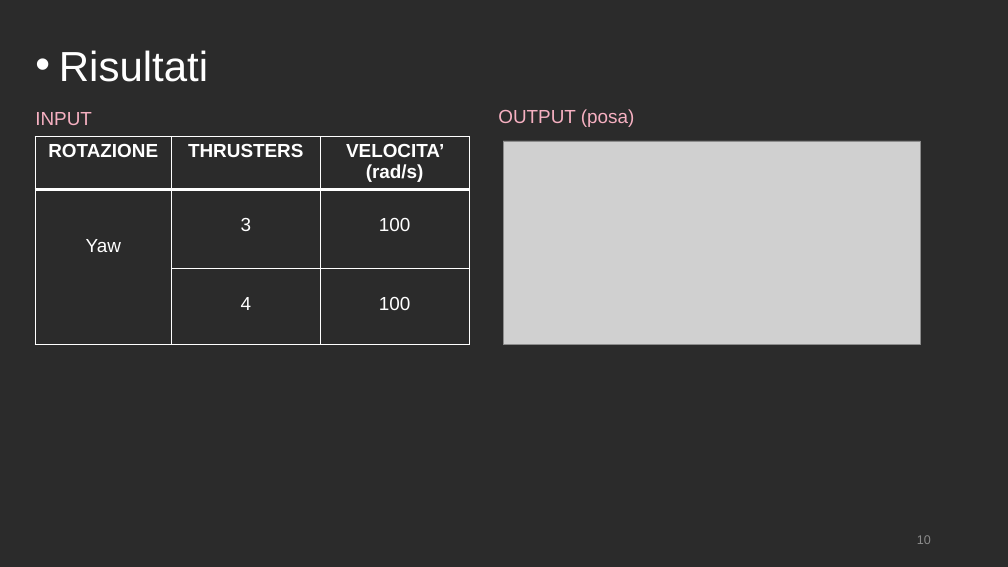
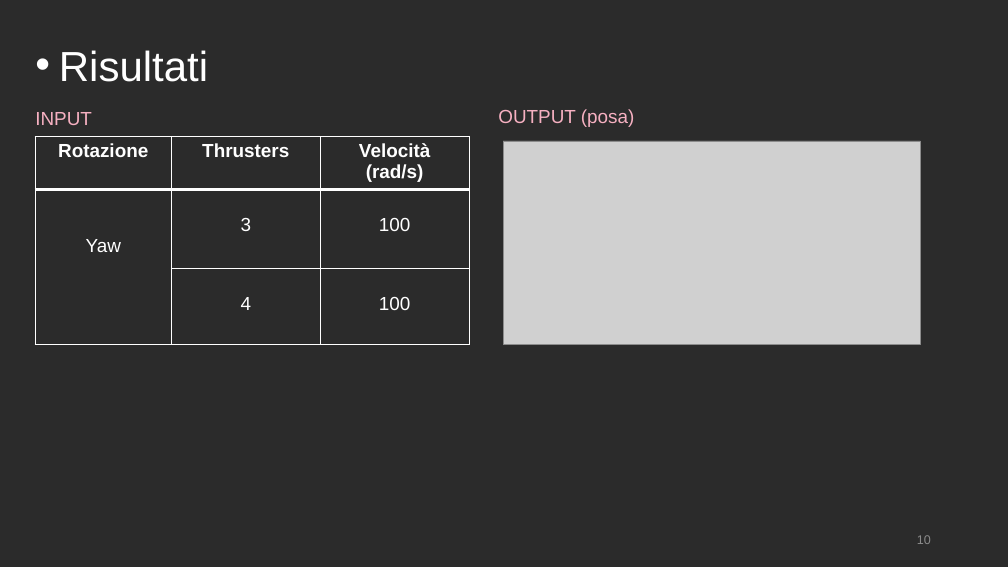
Before and after one commit to polifab/Subacquei_modello, a slide deck: slide 11 of presentazione.pptx (slide 10 before the commit). Drawn at 1008x567 pixels with LibreOffice and Linux fonts; fonts in the diff are those of the drawing; grey boxes stand for pictures; background and template pictures are left out; a plain dark background stands for a picture behind light text. Boxes give left, top, right and bottom in pixels: in the first picture for what was removed or moved away, otherwise in the second. Text is boxed around its words. In the diff, an @@ line names an element or a change of style, - is before the commit and + after.

```diff
--- a/presentazione.pptx
+++ b/presentazione.pptx
@@ table at [36,137,470,345] @@
-row 1: ROTAZIONE | THRUSTERS | VELOCITA’ (rad/s)
+row 1: Rotazione | Thrusters | Velocità / (rad/s)
```
Also in this commit, not shown: 9 other slides changed, 1 slide added.
